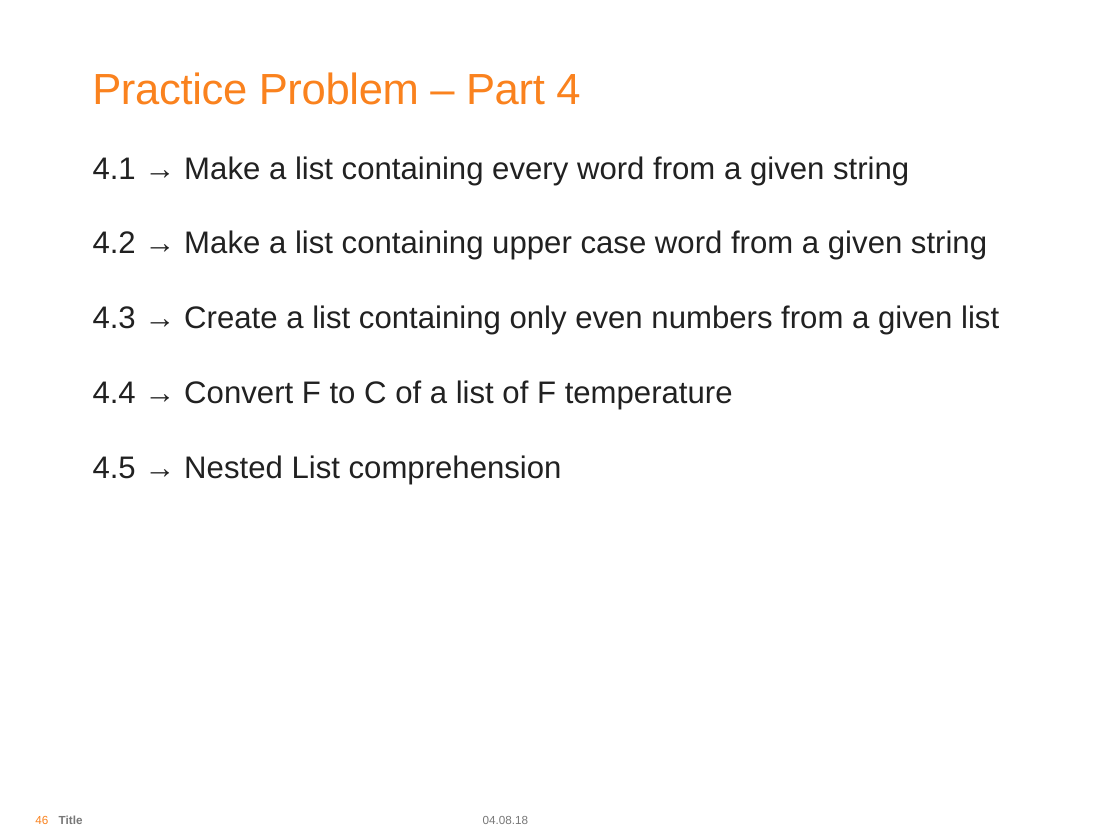
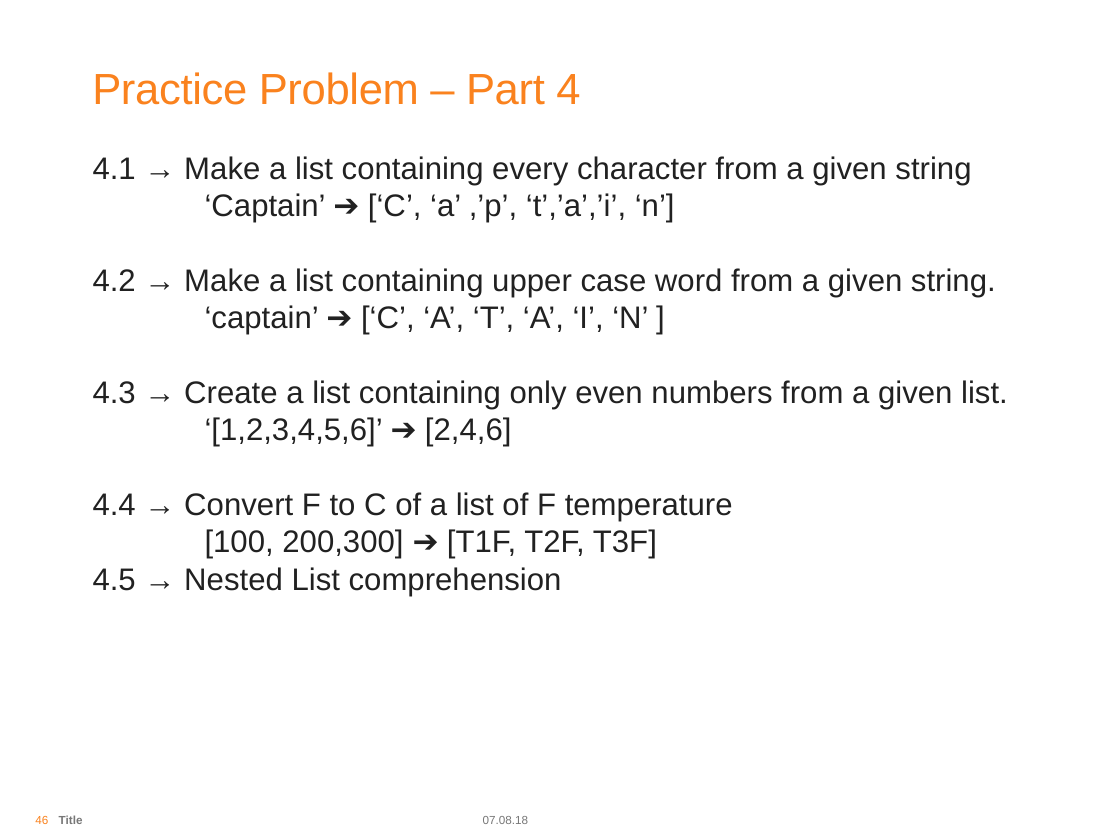
Before and after one commit to arjunrautela/Introduction-To-Python, a slide deck: slide 46 of PPT/Introduction To Python Day 1.pptx. Drawn at 1120x840 pixels with LibreOffice and Linux fonts; fonts in the diff are those of the drawing; background and template pictures are left out. Boxes give left, top, right and bottom in pixels: in the first picture for what was removed or moved away, otherwise in the second. Text is boxed around its words. In the diff, an @@ line names an element or a change of style, - is before the commit and + after.

```diff
--- a/PPT/Introduction To Python Day 1.pptx
+++ b/PPT/Introduction To Python Day 1.pptx
@@ text at box(93, 156, 1008, 447): text changed @@
-4.1 → Make a list containing every word from a given string
-4.2 → Make a list containing upper case word from a given string
-4.3 → Create a list containing only even numbers from a given list
+4.1 → Make a list containing every character from a given string
+‘Captain’ ➔ [‘C’, ‘a’ ,’p’, ‘t’,’a’,’i’, ‘n’]
+4.2 → Make a list containing upper case word from a given string.
+‘captain’ ➔ [‘C’, ‘A’, ‘T’, ‘A’, ‘I’, ‘N’ ]
+4.3 → Create a list containing only even numbers from a given list.
+‘[1,2,3,4,5,6]’ ➔ [2,4,6]
@@ text at box(205, 529, 657, 559): paragraph added @@
+[100, 200,300] ➔ [T1F, T2F, T3F]
@@ text at box(483, 816, 529, 824): text changed @@
-04.08.18
+07.08.18
```
Also in this commit, not shown: 58 other slides changed, 53 other files.
